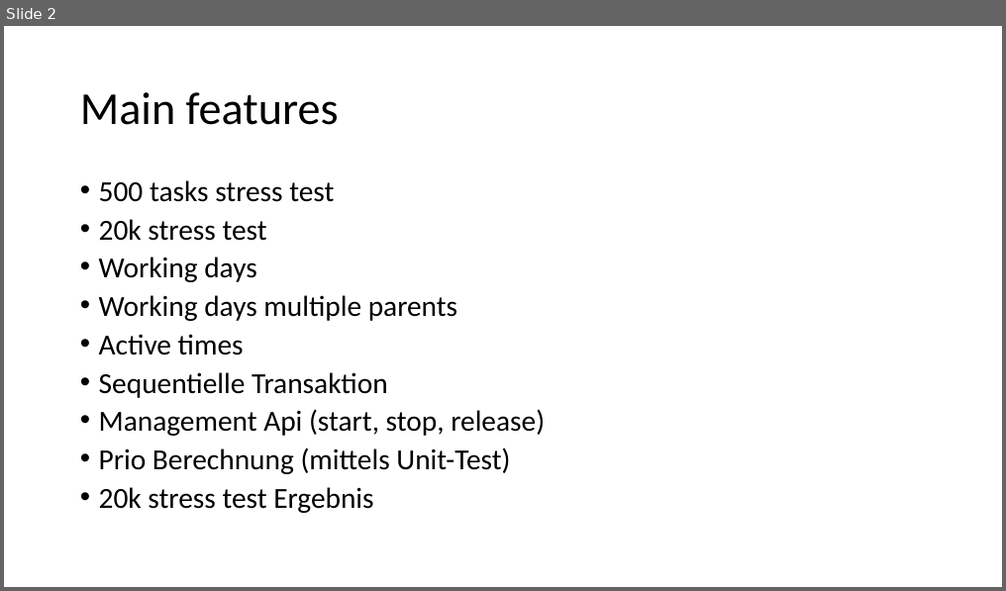
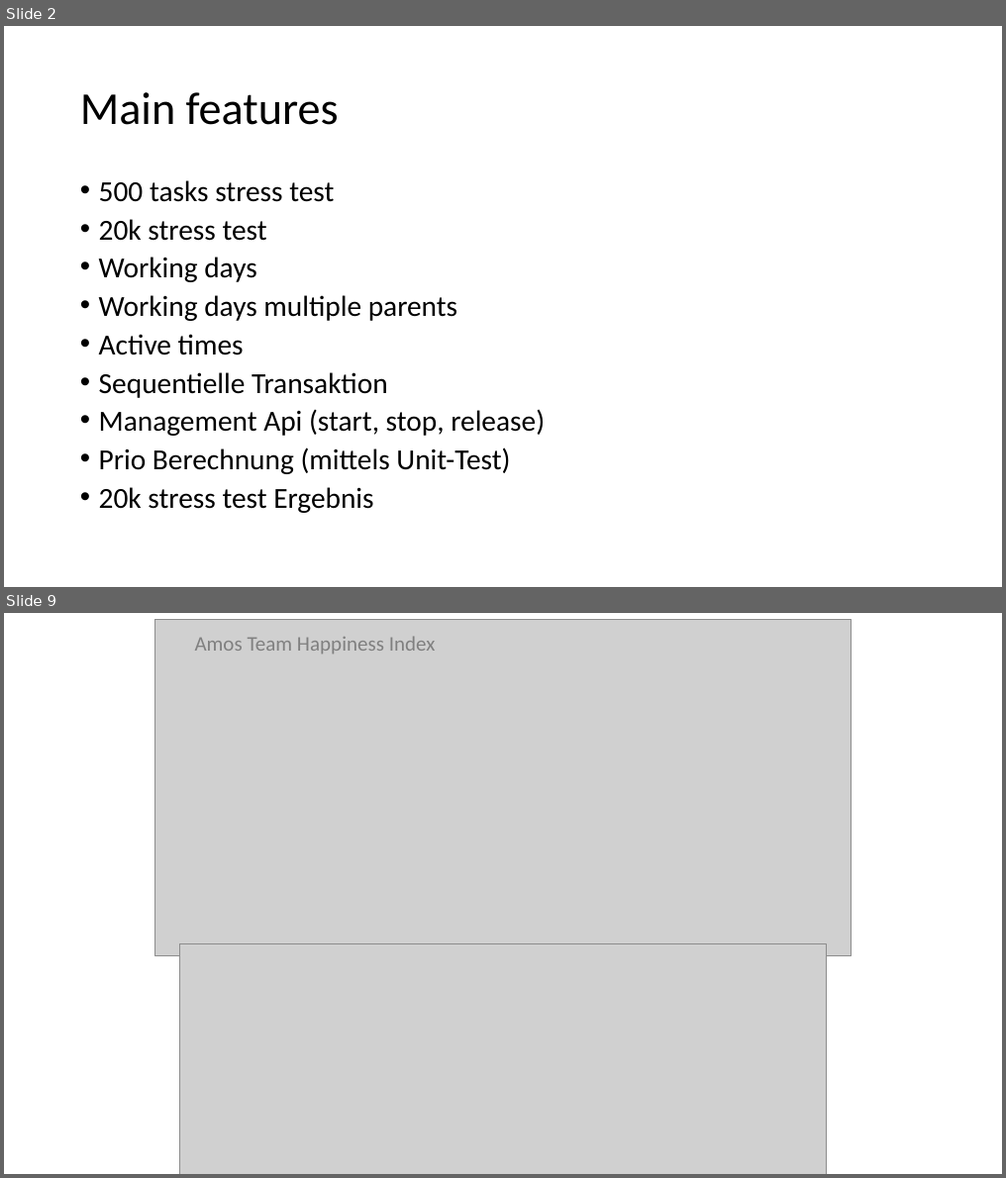
Before and after one commit to AMOS-HoneyBadgers/RealTimeScheduler, a slide deck: docs/Präsi-Features.pptx. Shown one above the other, each under a label of ours: slide 2 before the commit, slides 2 and 9 after it; the slides between them are not shown. The pictures are 1006x591 and 1006x1178 pixels, drawn with LibreOffice and Linux fonts; fonts in the diff are those of the drawing; grey boxes stand for pictures. Boxes give left, top, right and bottom in pixels: in the first picture for what was removed or moved away, otherwise in the second. Text is boxed around its words. In the diff, an @@ line names an element or a change of style, - is before the commit and + after.

```diff
--- a/docs/Präsi-Features.pptx
+++ b/docs/Präsi-Features.pptx
@@ slide 9 added at <box>4,613,1002,1174</box>, background #FFFFFF @@
@@ picture added at <box>155,619,851,956</box> @@
@@ text added at <box>195,636,436,654</box>, 20 pt, text #808080 @@
+Amos Team Happiness Index
@@ picture added at <box>180,945,826,1174</box> @@
```
Also in this commit, not shown: 6 other slides added, 2 other files.
